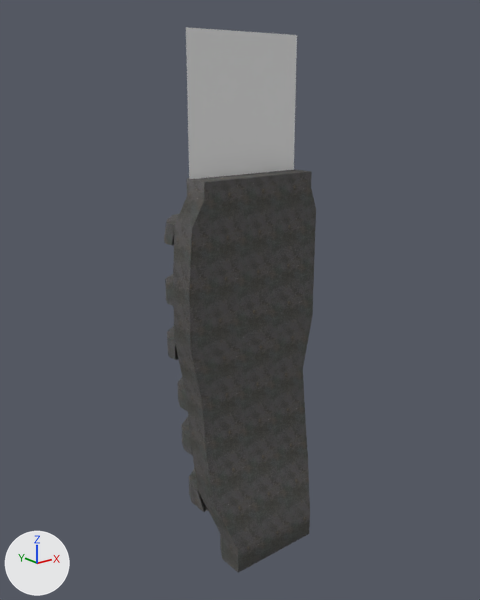
One commit to the FBX model data/models/health_rig.FBX: the scene before it, then after it.
The view is the same before and after, from a 50 mm lens placed at (-0.256, -0.296, 0.3), pointed at (0.001, 0.025, 0.171). The axes (+X, +Y, +Z) are drawn at lower left. The lights are the same throughout. Where no turn or scale is listed for an object, it has been applied to the vertices.

Script lines for the objects in view, before the commit:
```python
me_mesh = bpy.data.meshes.new('Mesh')
me_mesh.from_pydata(...)  # 304 vertices, 532 faces; spans x -0.049..0.052, y -0.012..0.057, z 0.0..0.252
me_mesh.materials.append(mat_material__2)  # picture img_metal8_jpg
me_mesh_002 = bpy.data.meshes.new('Mesh.002')
me_mesh_002.from_pydata([(0.0406, 0.0, 0.0406), (-0.0406, 0.0, 0.0406), (0.0406, 0.0, -0.0406), (-0.0406, 0.0, -0.0406)], [], [(2, 3, 1, 0)])
ob_box001 = bpy.data.objects.new('Box001', me_mesh)
ob_box001.location = (0.0, 0.0, 0.0)
ob_textpanel = bpy.data.objects.new('TextPanel', me_mesh_002)
ob_textpanel.location = (0.0015, 0.0212, 0.292)
```
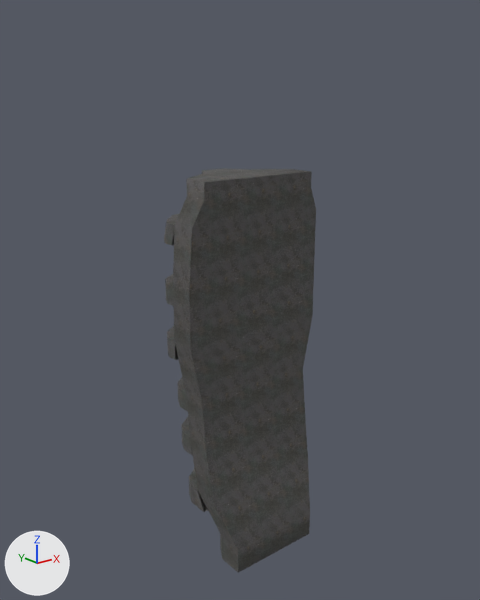
Pixel boxes (x1, y1, x2, y2) of what changed, in the pictures (480 x 600 px):
'TextPanel', deleted: before (186, 27, 297, 179)

What changed in the scene script:
```text
Remove ob_textpanel:
    ob_textpanel = bpy.data.objects.new('TextPanel', me_mesh_002)
    ob_textpanel.location = (0.0015, 0.0212, 0.292)
```
